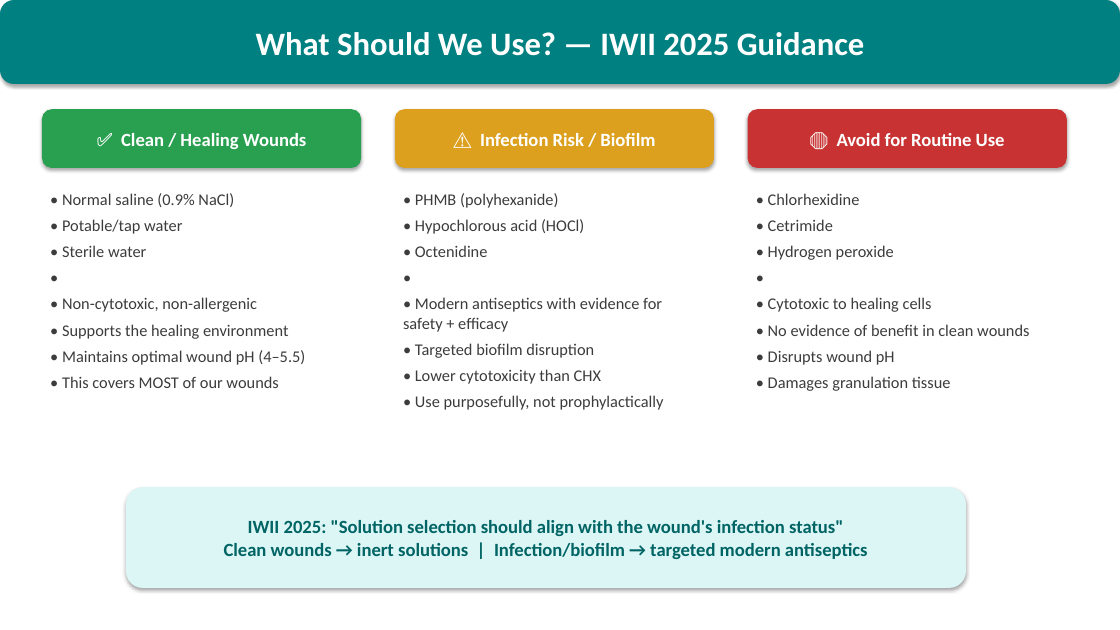
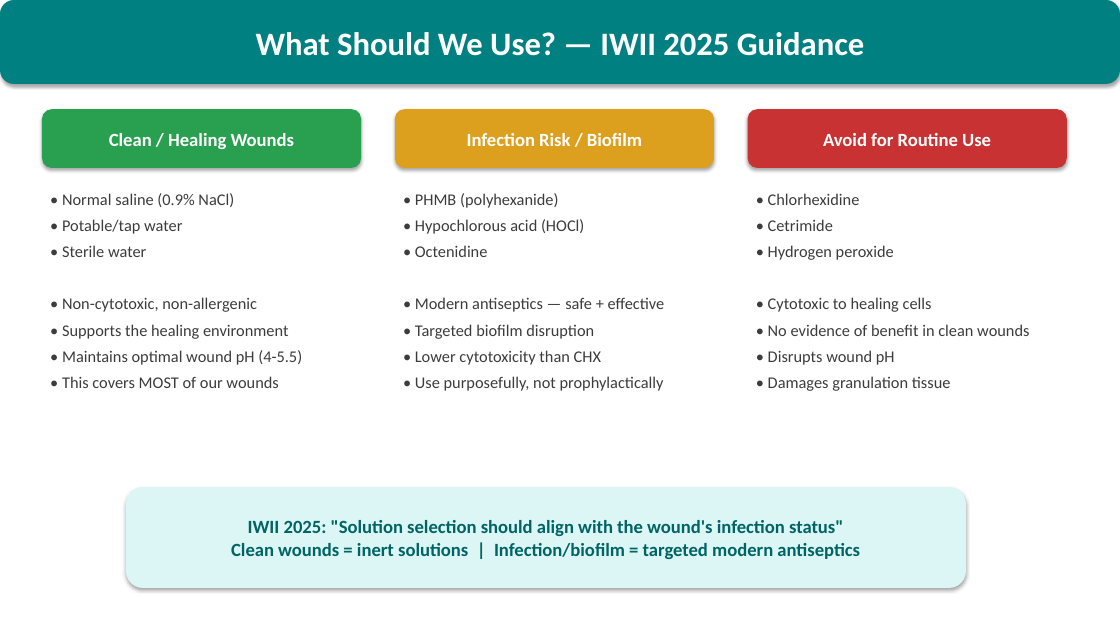
Before and after one commit to micjhowell-source/BeatLab, a slide deck: slide 6 of Wound_Cleansing_Presentation.pptx (slide 4 before the commit). Drawn at 1120x630 pixels with LibreOffice and Linux fonts; fonts in the diff are those of the drawing. Boxes give left, top, right and bottom in pixels: in the first picture for what was removed or moved away, otherwise in the second. Text is boxed around its words. In the diff, an @@ line names an element or a change of style, - is before the commit and + after.

```diff
--- a/Wound_Cleansing_Presentation.pptx
+++ b/Wound_Cleansing_Presentation.pptx
@@ text in rounded rectangle at [109,133,295,149]: text changed @@
-✅ Clean / Healing Wounds
+Clean / Healing Wounds
@@ text in rounded rectangle at [467,133,642,146]: text changed @@
-⚠️ Infection Risk / Biofilm
+Infection Risk / Biofilm
@@ text in rounded rectangle at [823,133,991,146]: text changed @@
-🛑 Avoid for Routine Use
+Avoid for Routine Use
@@ text at [62,193,302,388]: paragraph removed @@
-•
@@ text at [768,193,1029,391]: paragraph removed @@
-•
@@ text at [415,297,665,312]: text changed @@
-•
-• Modern antiseptics with evidence for safety + efficacy
+• Modern antiseptics — safe + effective
@@ text at [62,350,302,365]: text changed @@
-• Maintains optimal wound pH (4–5.5)
+• Maintains optimal wound pH (4-5.5)
@@ text in rounded rectangle at [231,520,860,559]: text changed @@
-IWII 2025: "Solution selection should align with the wound's infection status"
-Clean wounds → inert solutions | Infection/biofilm → targeted modern antiseptics
+IWII 2025: "Solution selection should align with the wound's infection status"
+Clean wounds = inert solutions | Infection/biofilm = targeted modern antiseptics
```
Also in this commit, not shown: 4 other slides changed, 3 slides added, 1 other file.
